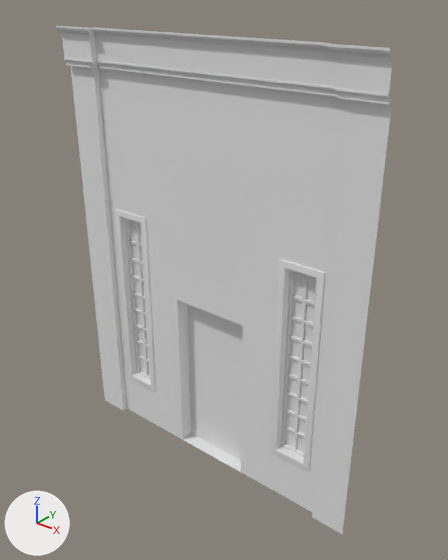
The FBX model Assets/Art/Environment/1F/1 - Meshes/SM_1F_Wall_Fresco.fbx as it was, and as the next commit left it.
The view is the same before and after, from a 50 mm lens placed at (5.16, -6.01, 7.09), pointed at (0.19, 0.2, 3.23). The axes (+X, +Y, +Z) are drawn at lower left. The lights are the same throughout. The first picture is the older version. Where no turn or scale is listed for an object, it has been applied to the vertices. Vertices at exactly the same position are counted once.

The older version as bpy lines, for what is in view:
```python
me_mesh = bpy.data.meshes.new('Mesh')
me_mesh.from_pydata(...)  # 534 vertices, 824 faces; spans x -2.5..2.5, y -0.18..0.3, z 0.0..6.5
# before: 6 (-0.62, 0.3, 0.0) at pixel (191, 433), 7 (-0.62, 0.3, 2.69), 209 (0.62, 0.3, 0.0), 210 (0.62, 0.3, 2.69)
ob_sm_1f_wall_fresco = bpy.data.objects.new('SM_1F_Wall_Fresco', me_mesh)
ob_sm_1f_wall_fresco.location = (0.0, 0.0, 0.0)
```
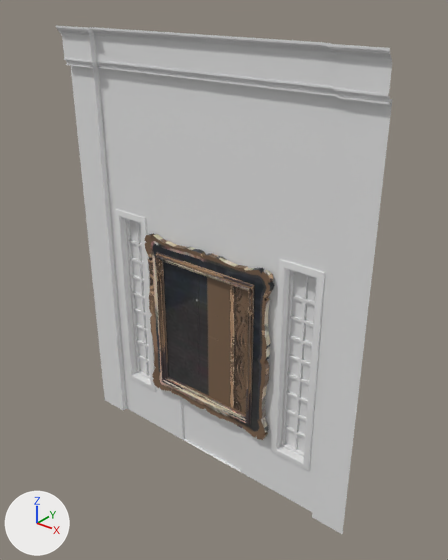
The newer file is also turned or shifted as a whole; pictures and numbers use the older file's frame.

Boxes [x1, y1, x2, y2] around the edits, measured in the pictures (448 x 560 px; the box of a moved part takes in the faces that stretch with it):
part 1 of me_mesh, added: after [145, 233, 274, 440]
part 2 of me_mesh, moved or reshaped: before [177, 300, 243, 472]; after [181, 397, 241, 472]
part 3 of me_mesh, surface changed: [141, 230, 281, 472] in both

The edits, one by one:
Picture 'initialShadingGroup_baseColor.jpeg' (img_initialshadinggroup_basecolor_jpeg) is new.
Picture 'initialShadingGroup_normal.png' (img_initialshadinggroup_normal_png) is new.
Material 'generic_wood_04' (mat_generic_wood_04) is new.
Its base color is (0.8, 0.8, 0.8) (white #e7e7e7).
Its roughness is 0.4.
Material 'marble_carrara' (mat_marble_carrara) is new.
Its base color is (0.8, 0.8, 0.8) (white #e7e7e7).
Its roughness is 0.4.
Material 'initialShadingGroup' (mat_initialshadinggroup) is new.
Uses the picture img_initialshadinggroup_basecolor_jpeg.
Uses the picture img_initialshadinggroup_normal_png.
Material 'arch_glass_02' (mat_arch_glass_02) is new.
Its base color is (0.8, 0.8, 0.8) (white #e7e7e7).
Its roughness is 0.4.
me_mesh is used by ob_sm_1f_wall_fresco; location (0.0, 0.0, 0.0).
Verts and faces of me_mesh; kept vertices keep their numbers, new ones are numbered from 534.
me_mesh had 534 vertices, 824 faces and spanned x -2.5..2.5, y -0.18..0.3, z 0.0..6.5.
me_mesh now has 1186 vertices, 1940 faces and spans x -2.5..2.5, y -0.18..0.22, z 0.0..6.5.
me_mesh part 1: a new loose piece of 652 vertices spanning x -1.15..1.15, y -0.11..0.05, z 0.95..3.7, in mat_initialshadinggroup.
Part 2, on me_mesh:
Vertices 6, 7, 209, 210 move by (0.0, -0.18, 0.0).
me_mesh part 3: 824 kept faces spanning x -2.5..2.5, y -0.18..0.22, z 0.0..6.5 get new texture (UV) coordinates.
me_mesh gains material mat_generic_wood_04 (white #e7e7e7).
me_mesh gains material mat_marble_carrara (white #e7e7e7).
me_mesh gains material mat_arch_glass_02 (white #e7e7e7).
me_mesh gains material mat_initialshadinggroup.
